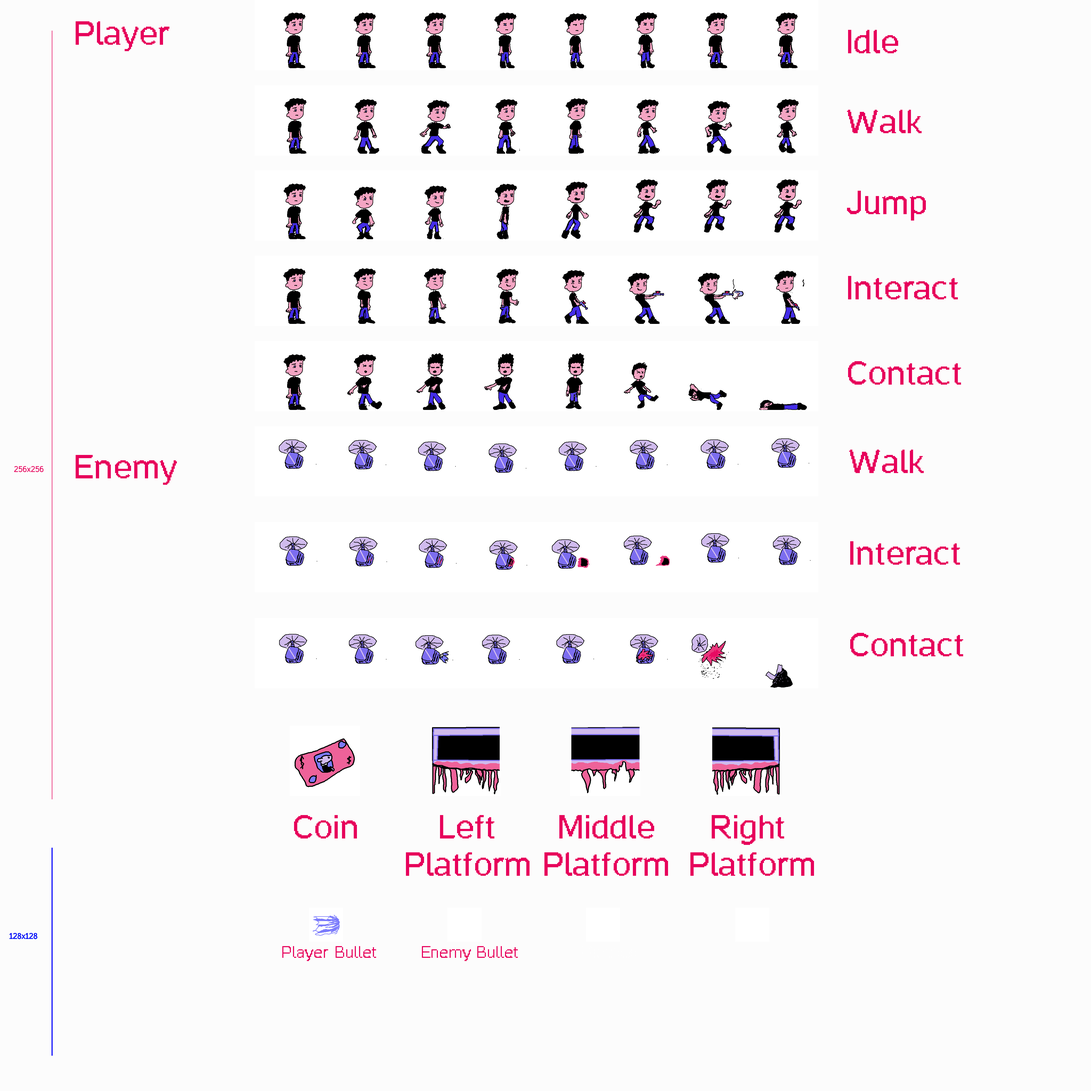
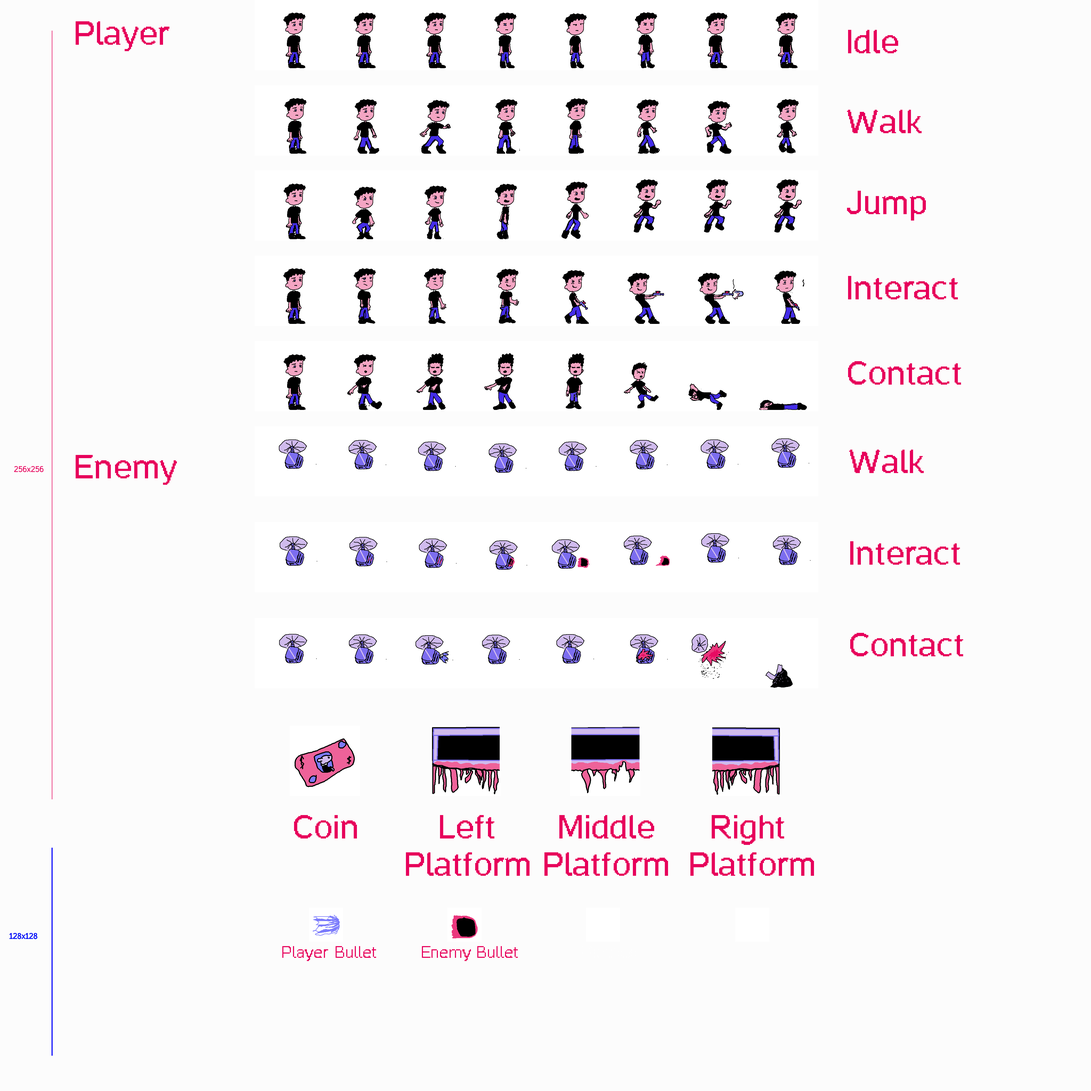
Layered file, before and after one edit (w=1091, h=1091). Changes by layer:
added layer "enemybullet.png #1" above "Blank_Sheet.png" over bbox(451, 915, 478, 939)
